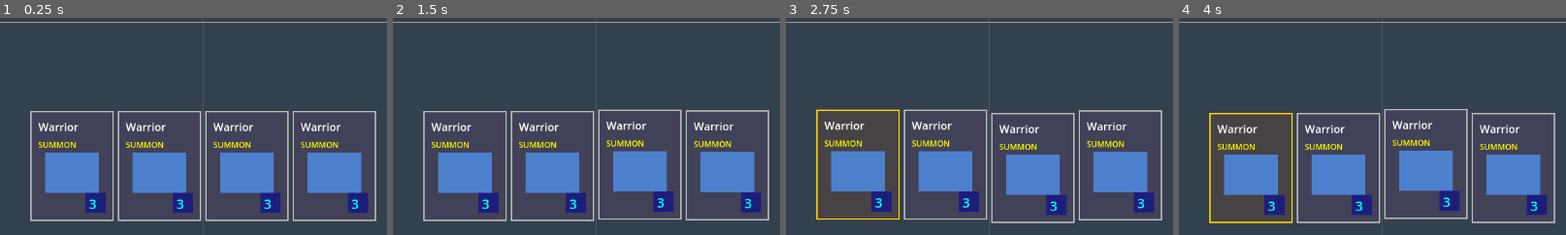
Above: before the commit, frames 1-4 (left to right).
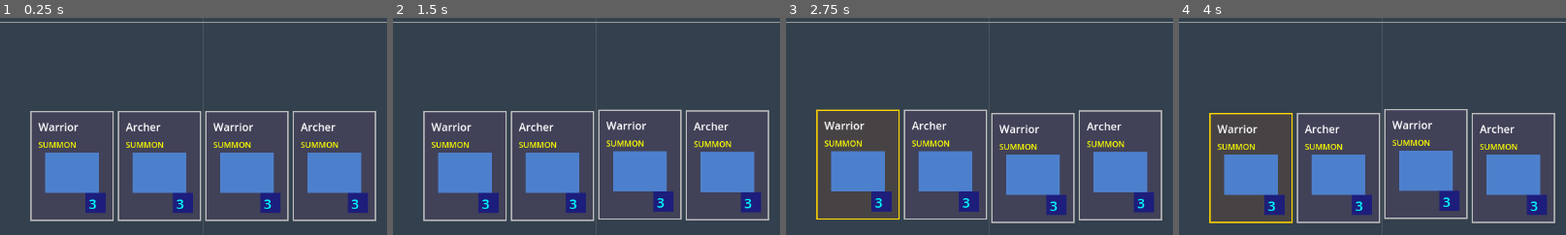
Above: after the commit, the same moments.

Repository: amari-charles/project-summoner
Game: Godot game, scene res://scenes/battlefield/test_game.tscn
The game is run twice, just before and just after one commit, with the same random seed, the same clock (stepped at 60 frames per second) and the same inputs.
Inputs (mouse positions are % of the whole screen's width and height, from its top left):
- Up to frame 1 (0.25 s): no input
- Up to frame 2 (1.5 s): tap Enter at 0.5 s; drag from (50, 83) to (60, 28) at 0.52 s; drag from (30, 55) to (45, 70) at 1.27 s
- Up to frame 3 (2.75 s): tap Space at 2 s; move the mouse to (60, 28) at 2.02 s; tap 1 at 2.1 s; click (60, 28) at 2.17 s
- Up to frame 4 (4 s): drag from (45, 70) to (20, 35) at 2.77 s; move the mouse to (80, 65) at 3.52 s; tap 1 at 3.6 s; click (80, 65) at 3.67 s
The pictures show only the part of the screen within x 24-74%, y 49-99%; the shares and areas given below are measured in that part.

The runs differ from the first frame. In frame 1, 0.5% of the frame differs, in the area x 32-88%, y 48-53%; in frame 2, 0.5%; in frame 3, 0.4%; in frame 4, 0.5%.

Commit message:
Implement ranged unit system with archer card
Created complete ranged attack system:
- Projectile class that travels and deals damage on hit
- Updated Unit class to support ranged vs melee attacks
- Archers spawn projectiles instead of direct damage
- Projectiles track targets and destroy on impact

Archer unit stats:
- HP: 60 (lower than melee)
- Damage: 15 (higher than melee)
- Range: 200 (vs melee 80)
- Attack Speed: 0.8/sec
- Move Speed: 50 (slower)
- Shoots yellow projectiles at 300 speed

Deck composition:
- 50% warriors (melee, red)
- 50% archers (ranged, green)

Technical details:
- Projectile uses Area2D for collision detection
- Tracks target position each frame
- Destroys on hit or invalid target
- Unit._spawn_projectile() instantiates and initializes projectiles

🤖 Generated with [Claude Code](https://claude.com/claude-code)

Co-Authored-By: Claude <noreply@anthropic.com>

Diff:
--- /dev/null
+++ b/resources/cards/archer_card.tres
@@ -0,0 +1,11 @@
+[gd_resource type="Resource" script_class="Card" load_steps=3 format=3]
+
+[ext_resource type="Script" path="res://scripts/cards/card.gd" id="1_card"]
+[ext_resource type="PackedScene" path="res://scenes/units/archer.tscn" id="2_archer"]
+
+[resource]
+script = ExtResource("1_card")
+card_name = "Archer"
+card_type = 0
+mana_cost = 3.0
+unit_scene = ExtResource("2_archer")
--- a/scenes/battlefield/test_game.tscn
+++ b/scenes/battlefield/test_game.tscn
@@ -8,6 +8,7 @@
 [ext_resource type="Script" uid="uid://pvurqohx5fjd" path="res://scripts/cards/card.gd" id="4_75405"]
 [ext_resource type="Script" uid="uid://buwk0u38u574j" path="res://scripts/core/simple_ai.gd" id="4_ai"]
 [ext_resource type="Resource" path="res://resources/cards/warrior_card.tres" id="5_ugy22"]
+[ext_resource type="Resource" path="res://resources/cards/archer_card.tres" id="5_archer"]
 [ext_resource type="Script" uid="uid://er3rhu64om6j" path="res://scripts/ui/game_ui.gd" id="5_ui"]
 [ext_resource type="Script" uid="uid://bw75v3ykwts7e" path="res://scripts/core/player_input.gd" id="6_pjcp8"]
 [ext_resource type="Script" path="res://scripts/core/player_camera.gd" id="7_camera"]
@@ -28,7 +29,7 @@
 [node name="PlayerSummoner" type="Node2D" parent="." groups=["player_summoners", "summoners"]]
 position = Vector2(100, 540)
 script = ExtResource("3_summoner")
-starting_deck = Array[ExtResource("4_75405")]([ExtResource("5_ugy22"), ExtResource("5_ugy22"), ExtResource("5_ugy22"), ExtResource("5_ugy22"), ExtResource("5_ugy22"), ExtResource("5_ugy22"), ExtResource("5_ugy22"), ExtResource("5_ugy22"), ExtResource("5_ugy22"), ExtResource("5_ugy22")])
+starting_deck = Array[ExtResource("4_75405")]([ExtResource("5_ugy22"), ExtResource("5_ugy22"), ExtResource("5_ugy22"), ExtResource("5_ugy22"), ExtResource("5_ugy22"), ExtResource("5_archer"), ExtResource("5_archer"), ExtResource("5_archer"), ExtResource("5_archer"), ExtResource("5_archer")])
 
 [node name="PlayerInput" type="Node" parent="PlayerSummoner"]
 script = ExtResource("6_pjcp8")
@@ -37,7 +38,7 @@
 position = Vector2(1820, 540)
 script = ExtResource("3_summoner")
 team = 1
-starting_deck = Array[ExtResource("4_75405")]([ExtResource("5_ugy22"), ExtResource("5_ugy22"), ExtResource("5_ugy22"), ExtResource("5_ugy22"), ExtResource("5_ugy22"), ExtResource("5_ugy22"), ExtResource("5_ugy22"), ExtResource("5_ugy22"), ExtResource("5_ugy22"), ExtResource("5_ugy22")])
+starting_deck = Array[ExtResource("4_75405")]([ExtResource("5_ugy22"), ExtResource("5_ugy22"), ExtResource("5_ugy22"), ExtResource("5_ugy22"), ExtResource("5_ugy22"), ExtResource("5_archer"), ExtResource("5_archer"), ExtResource("5_archer"), ExtResource("5_archer"), ExtResource("5_archer")])
 
 [node name="SimpleAI" type="Node" parent="EnemySummoner"]
 script = ExtResource("4_ai")
--- /dev/null
+++ b/scenes/units/archer.tscn
@@ -0,0 +1,38 @@
+[gd_scene load_steps=4 format=3 uid="uid://archer_unit"]
+
+[ext_resource type="Script" path="res://scripts/units/unit.gd" id="1_unit"]
+[ext_resource type="PackedScene" path="res://scenes/units/projectile.tscn" id="2_projectile"]
+
+[sub_resource type="CircleShape2D" id="CircleShape2D_archer"]
+radius = 12.0
+
+[node name="Archer" type="CharacterBody2D"]
+collision_layer = 2
+collision_mask = 1
+script = ExtResource("1_unit")
+max_hp = 60.0
+attack_damage = 15.0
+attack_range = 200.0
+attack_speed = 0.8
+move_speed = 50.0
+aggro_radius = 250.0
+is_ranged = true
+projectile_scene = ExtResource("2_projectile")
+
+[node name="CollisionShape2D" type="CollisionShape2D" parent="."]
+shape = SubResource("CircleShape2D_archer")
+
+[node name="Visual" type="ColorRect" parent="."]
+offset_left = -10.0
+offset_top = -10.0
+offset_right = 10.0
+offset_bottom = 10.0
+color = Color(0, 0.7, 0.3, 1)
+
+[node name="RangeIndicator" type="ColorRect" parent="."]
+visible = false
+offset_left = -5.0
+offset_top = -15.0
+offset_right = 5.0
+offset_bottom = -10.0
+color = Color(1, 1, 0, 0.5)
--- /dev/null
+++ b/scenes/units/projectile.tscn
@@ -0,0 +1,21 @@
+[gd_scene load_steps=3 format=3 uid="uid://projectile_scene"]
+
+[ext_resource type="Script" path="res://scripts/units/projectile.gd" id="1_projectile"]
+
+[sub_resource type="CircleShape2D" id="CircleShape2D_projectile"]
+radius = 5.0
+
+[node name="Projectile" type="Area2D"]
+collision_layer = 4
+collision_mask = 3
+script = ExtResource("1_projectile")
+
+[node name="CollisionShape2D" type="CollisionShape2D" parent="."]
+shape = SubResource("CircleShape2D_projectile")
+
+[node name="Visual" type="ColorRect" parent="."]
+offset_left = -8.0
+offset_top = -3.0
+offset_right = 8.0
+offset_bottom = 3.0
+color = Color(1, 0.8, 0, 1)
--- /dev/null
+++ b/scripts/units/projectile.gd
@@ -0,0 +1,67 @@
+extends Area2D
+class_name Projectile
+
+## Projectile fired by ranged units
+## Travels toward target and deals damage on hit
+
+var damage: float = 10.0
+var speed: float = 300.0
+var team: Unit.Team = Unit.Team.PLAYER
+var target: Node2D = null
+var shooter: Unit = null
+
+func _ready() -> void:
+	# Connect to area entered signal
+	area_entered.connect(_on_area_entered)
+	body_entered.connect(_on_body_entered)
+
+func _physics_process(delta: float) -> void:
+	if not is_instance_valid(target):
+		queue_free()
+		return
+
+	# Move toward target
+	var direction = (target.global_position - global_position).normalized()
+	global_position += direction * speed * delta
+
+	# Rotate to face direction of travel
+	rotation = direction.angle()
+
+	# Check if we've reached the target
+	var dist = global_position.distance_to(target.global_position)
+	if dist < 10.0:
+		_hit_target()
+
+func _on_area_entered(area: Area2D) -> void:
+	# Hit another projectile or area
+	pass
+
+func _on_body_entered(body: Node) -> void:
+	# Check if we hit an enemy
+	if body is Unit:
+		var unit = body as Unit
+		if unit.team != team and unit.is_alive:
+			_hit_target()
+	elif body is Base:
+		var base = body as Base
+		if base.team != team and base.is_alive:
+			_hit_target()
+
+func _hit_target() -> void:
+	# Deal damage
+	if is_instance_valid(target) and target.has_method("take_damage"):
+		target.take_damage(damage)
+
+	# Visual hit effect (placeholder)
+	# TODO: Add particle effect or animation
+
+	# Destroy projectile
+	queue_free()
+
+## Setup the projectile
+func initialize(start_pos: Vector2, target_node: Node2D, dmg: float, proj_team: Unit.Team, source: Unit) -> void:
+	global_position = start_pos
+	target = target_node
+	damage = dmg
+	team = proj_team
+	shooter = source
--- a/scripts/units/unit.gd
+++ b/scripts/units/unit.gd
@@ -14,7 +14,8 @@
 @export var move_speed: float = 60.0
 @export var team: Team = Team.PLAYER
 @export var aggro_radius: float = 180.0  # Range to detect enemies
-@export var is_ranged: bool = false  # Ranged vs melee (for future)
+@export var is_ranged: bool = false  # Ranged vs melee
+@export var projectile_scene: PackedScene = null  # Projectile for ranged units
 
 ## Current state
 var current_hp: float
@@ -116,11 +117,32 @@
 	if target == null:
 		return
 
-	# Target can be Unit or Summoner - both have take_damage
-	if target.has_method("take_damage"):
-		target.take_damage(attack_damage)
-		if target is Unit:
-			unit_attacked.emit(target)
+	if is_ranged:
+		# Spawn projectile for ranged attack
+		_spawn_projectile(target)
+	else:
+		# Direct damage for melee attack
+		if target.has_method("take_damage"):
+			target.take_damage(attack_damage)
+			if target is Unit:
+				unit_attacked.emit(target)
+
+## Spawn a projectile toward the target
+func _spawn_projectile(target: Node2D) -> void:
+	if projectile_scene == null:
+		push_error("Ranged unit has no projectile_scene set!")
+		return
+
+	# Instantiate projectile
+	var projectile = projectile_scene.instantiate() as Projectile
+	if projectile == null:
+		return
+
+	# Add to battlefield (get root node)
+	get_tree().root.add_child(projectile)
+
+	# Initialize projectile
+	projectile.initialize(global_position, target, attack_damage, team, self)
 
 ## Take damage from an attack
 func take_damage(damage: float) -> void:
Not shown: 1 places in scenes/battlefield/test_game.tscn that only renumber resources
Not shown, added: scripts/units/projectile.gd.uid
